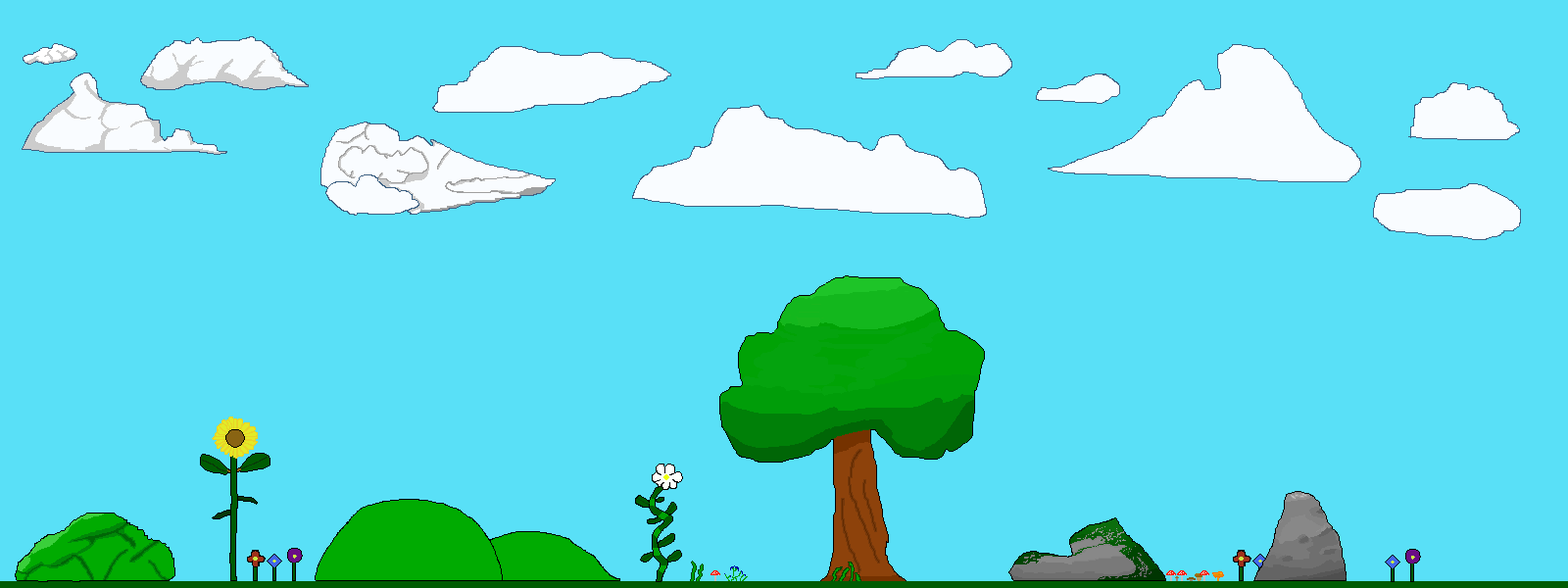
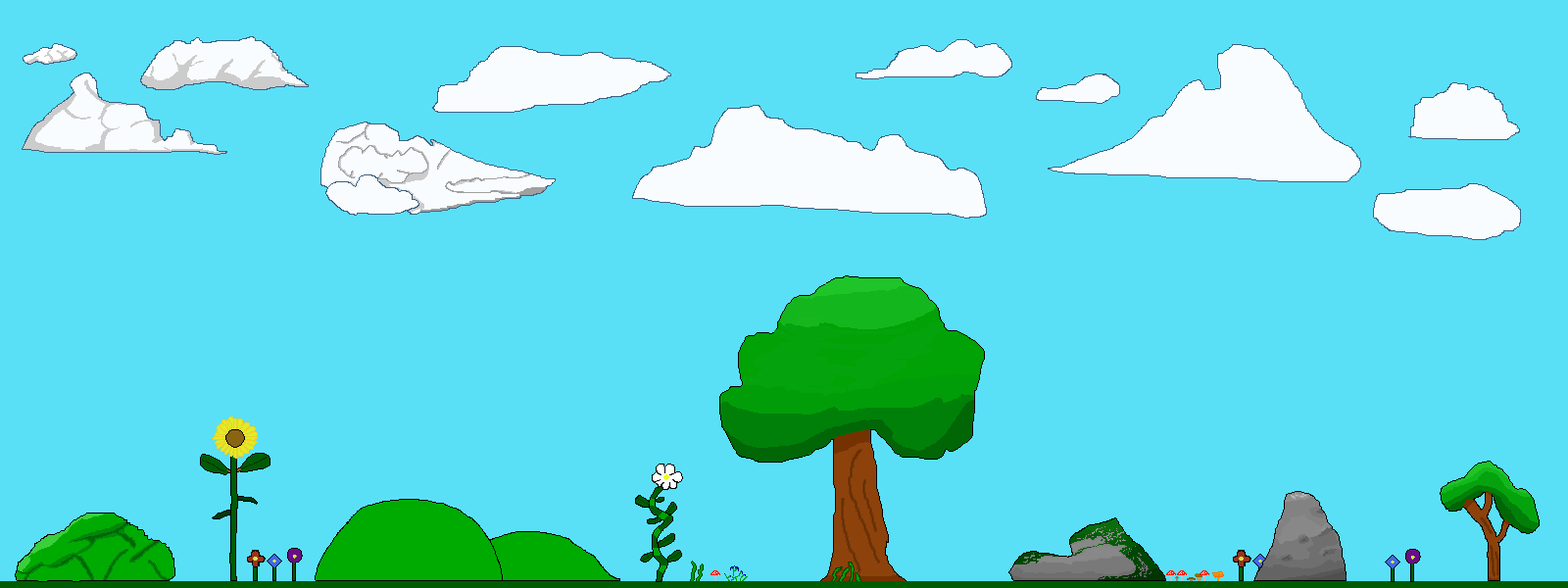
Layer changes from the first 1568 x 588 image to the second:
painted on "Cloud" over left=1280, top=460, right=1540, bottom=582
removed layer "Shading" (2nd of 2, in "Grass-Background-Group") from group "Grass-Background-Group" over left=1280, top=460, right=1540, bottom=582
removed layer "Paint Layer 2" from group "Grass-Background-Group" over left=1280, top=539, right=1328, bottom=561
removed layer "Paint Layer 1" from group "Grass-Background-Group" over left=1280, top=539, right=1328, bottom=561
painted on "Grass Merged" (1st of 3, in "Grass-Background-Group") over left=1280, top=460, right=1540, bottom=582
removed layer "Grass Merged" (2nd of 4, in "Grass-Background-Group") from group "Grass-Background-Group" over left=1323, top=502, right=1495, bottom=582
painted on "Grass Merged" (3rd of 3, in "Grass-Background-Group") over left=1280, top=460, right=1540, bottom=582
painted on "Grass-Bottom" over left=1487, top=564, right=1501, bottom=582
painted on "Background" over left=1280, top=460, right=1540, bottom=582
